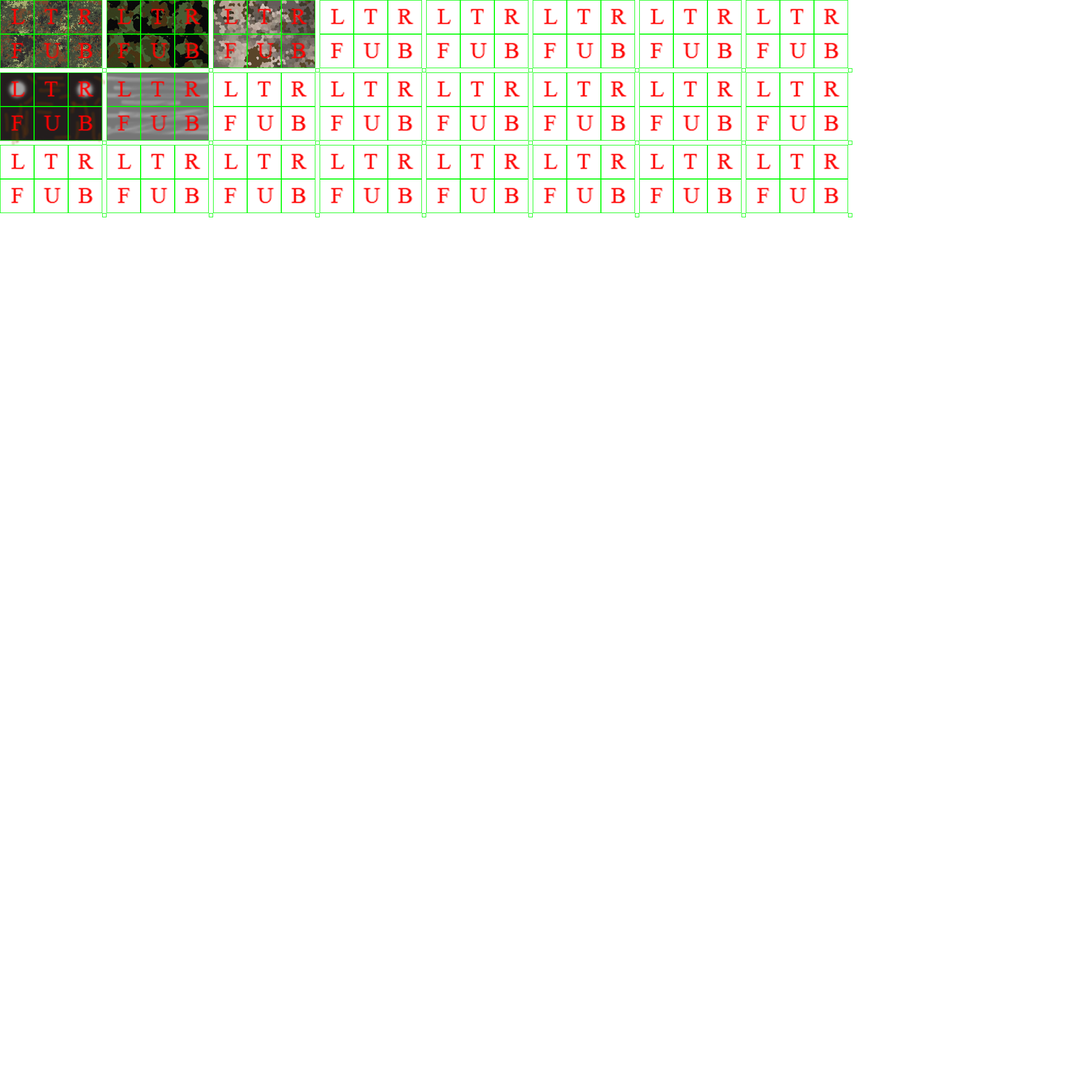
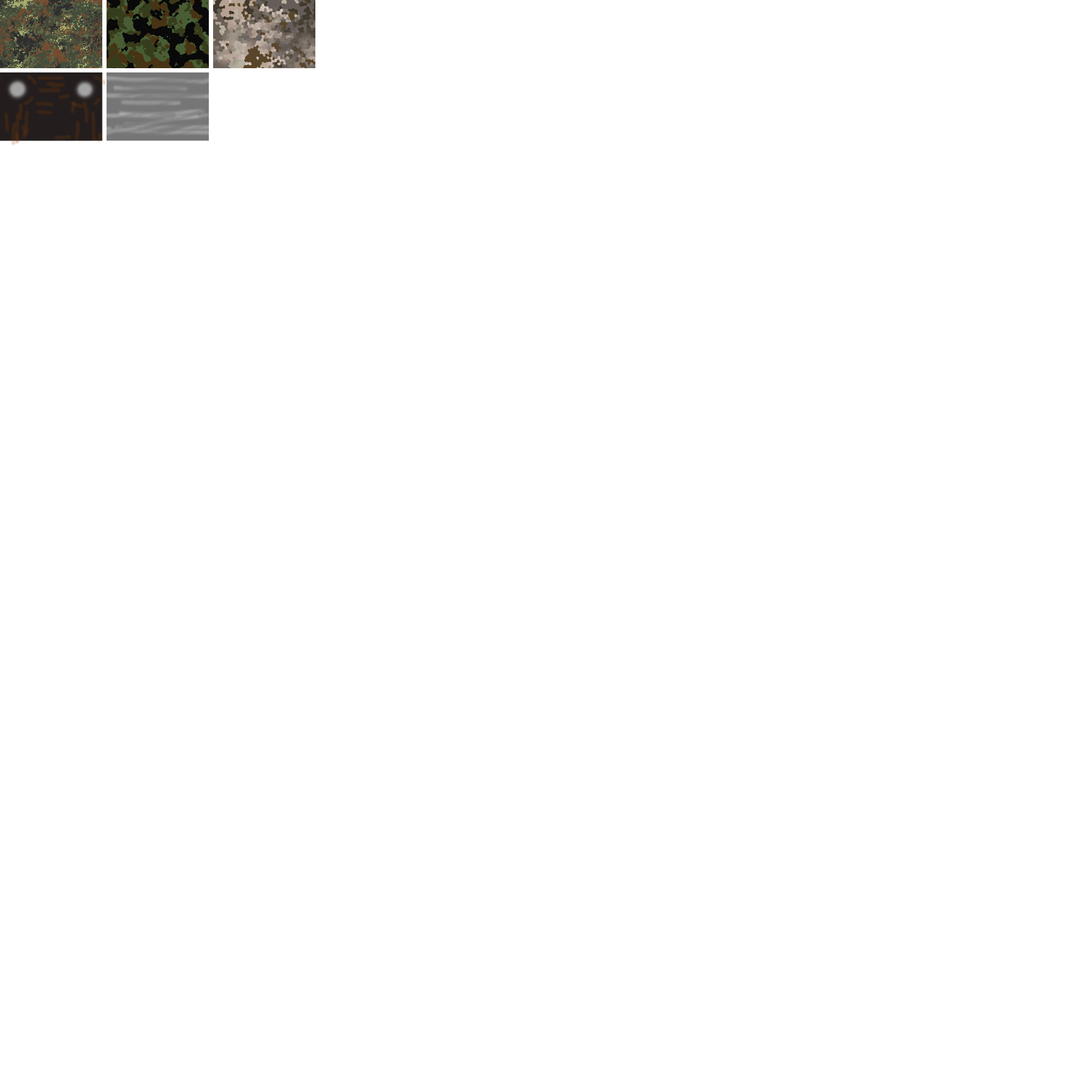
Layered file, before and after one edit (1091 x 1091). Changes by layer:
hid "Ebene 11" over left=0, top=0, right=853, bottom=218
